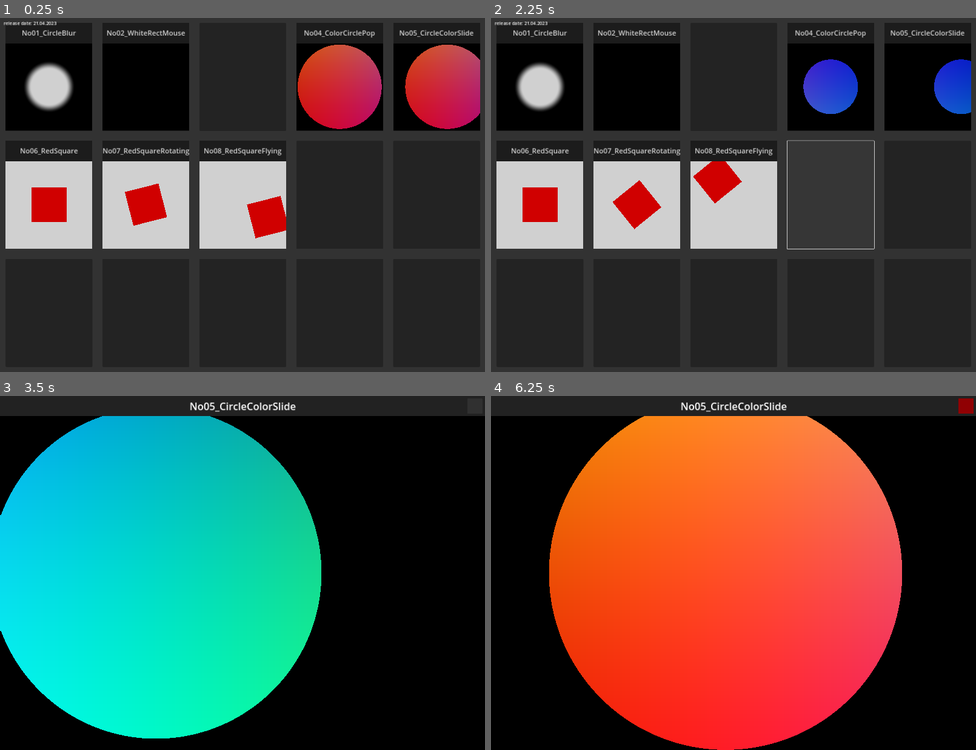
Above: before the commit, frames 1-4 (two rows, left to right).
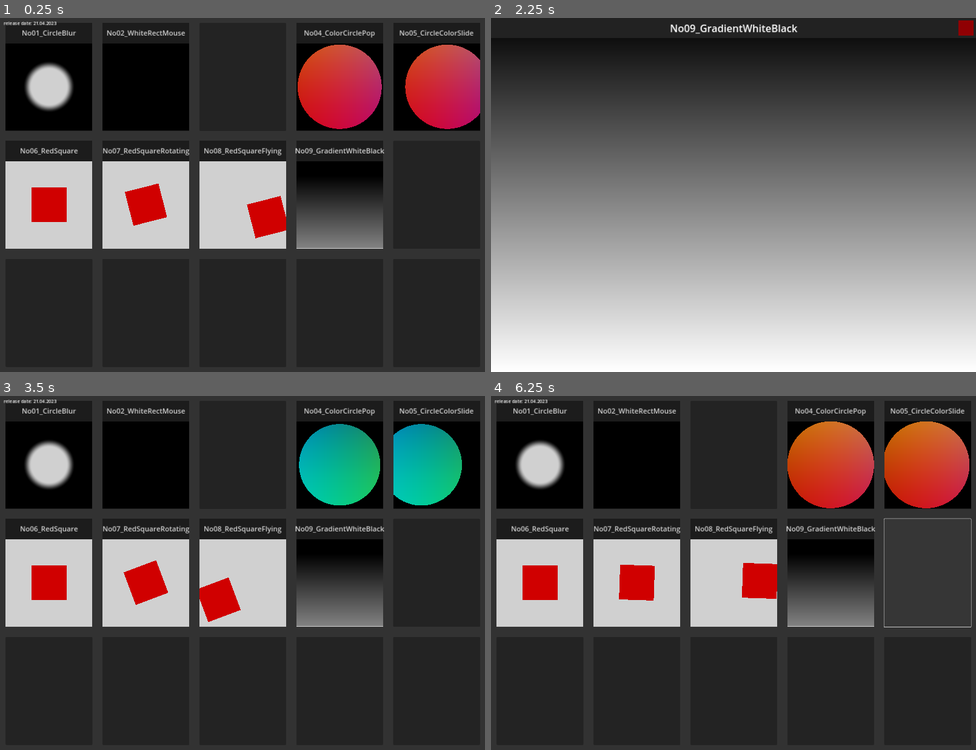
Above: after the commit, the same moments.

Repository: TechnoLukas/Godot4-Shaders
Game: Godot game, scene res://main.tscn
Two runs of this game, one before a commit and one after it. Both use one fixed random seed, a clock stepped at 60 frames per second and the inputs below.
Inputs (mouse positions are in pixels of both pictures, inside the frame that each line leads up to):
- Up to frame 1 (0.25 s): no input
- Up to frame 2 (2.25 s): click (539, 78) at 0.52 s; click (966, 28) at 1.25 s; click (830, 195) at 2.02 s
- Up to frame 3 (3.5 s): click (475, 406) at 2.77 s
- Up to frame 4 (6.25 s): click (966, 406) at 3.52 s; click (966, 406) at 4.27 s; click (733, 456) at 5.02 s; click (927, 573) at 5.77 s

The runs differ from the first frame. In frame 1, 3.2% of the frame differs, in the area x 60-80%, y 36-66%; in frame 2, 87%; in frame 3, 90%; in frame 4, 91%, in the area x 0-100%, y 0-100%.

Commit message:
added new shader No09_GradientWhiteBlack

Diff:
--- a/main.tscn
+++ b/main.tscn
@@ -9,6 +9,7 @@
 [ext_resource type="Shader" path="res://shaders/shader_No6_Small.gdshader" id="7_pb5w1"]
 [ext_resource type="Shader" path="res://shaders/shader_No7_Small.gdshader" id="8_plcd6"]
 [ext_resource type="Shader" path="res://shaders/shader_No8_Small.gdshader" id="9_oqkag"]
+[ext_resource type="Shader" path="res://shaders/shader_No9_Small.gdshader" id="10_lxv0p"]
 
 [sub_resource type="Theme" id="Theme_bhqtq"]
 
@@ -38,6 +39,9 @@
 
 [sub_resource type="ShaderMaterial" id="ShaderMaterial_jfkn2"]
 shader = ExtResource("9_oqkag")
+
+[sub_resource type="ShaderMaterial" id="ShaderMaterial_ipifg"]
+shader = ExtResource("10_lxv0p")
 
 [sub_resource type="Theme" id="Theme_bnp8s"]
 Label/font_sizes/font_size = 18
@@ -403,9 +407,49 @@
 script = ExtResource("1_fjke5")
 scene = "res://scenes/No08_RedSquareFlying.tscn"
 
-[node name="button4" type="Button" parent="ColorRect/VBoxContainer/HBoxContainer2"]
-layout_mode = 2
-size_flags_horizontal = 3
+[node name="button4" type="ColorRect" parent="ColorRect/VBoxContainer/HBoxContainer2"]
+layout_mode = 2
+size_flags_horizontal = 3
+
+[node name="titlebar" type="ColorRect" parent="ColorRect/VBoxContainer/HBoxContainer2/button4"]
+layout_mode = 1
+anchors_preset = 10
+anchor_right = 1.0
+offset_bottom = 80.0
+grow_horizontal = 2
+color = Color(0.133333, 0.133333, 0.133333, 1)
+
+[node name="title" type="Label" parent="ColorRect/VBoxContainer/HBoxContainer2/button4/titlebar"]
+layout_mode = 1
+anchors_preset = 15
+anchor_right = 1.0
+anchor_bottom = 1.0
+grow_horizontal = 2
+grow_vertical = 2
+theme_override_font_sizes/font_size = 28
+text = "No09_GradientWhiteBlack"
+horizontal_alignment = 1
+vertical_alignment = 1
+
+[node name="ColorRect" type="ColorRect" parent="ColorRect/VBoxContainer/HBoxContainer2/button4"]
+material = SubResource("ShaderMaterial_ipifg")
+layout_mode = 1
+anchors_preset = 10
+anchor_right = 1.0
+offset_top = 80.0
+offset_bottom = 424.0
+grow_horizontal = 2
+
+[node name="button" type="Button" parent="ColorRect/VBoxContainer/HBoxContainer2/button4"]
+layout_mode = 1
+anchors_preset = 15
+anchor_right = 1.0
+anchor_bottom = 1.0
+grow_horizontal = 2
+grow_vertical = 2
+theme_override_styles/normal = SubResource("StyleBoxFlat_vjlwb")
+script = ExtResource("1_fjke5")
+scene = "res://scenes/No09_GradientWhiteBlack.tscn"
 
 [node name="button5" type="Button" parent="ColorRect/VBoxContainer/HBoxContainer2"]
 layout_mode = 2
@@ -454,3 +498,4 @@
 [connection signal="pressed" from="ColorRect/VBoxContainer/HBoxContainer2/button1/button" to="ColorRect/VBoxContainer/HBoxContainer2/button1/button" method="_on_pressed"]
 [connection signal="pressed" from="ColorRect/VBoxContainer/HBoxContainer2/button2/button" to="ColorRect/VBoxContainer/HBoxContainer2/button2/button" method="_on_pressed"]
 [connection signal="pressed" from="ColorRect/VBoxContainer/HBoxContainer2/button3/button" to="ColorRect/VBoxContainer/HBoxContainer2/button3/button" method="_on_pressed"]
+[connection signal="pressed" from="ColorRect/VBoxContainer/HBoxContainer2/button4/button" to="ColorRect/VBoxContainer/HBoxContainer2/button4/button" method="_on_pressed"]
--- /dev/null
+++ b/scenes/No09_GradientWhiteBlack.tscn
@@ -0,0 +1,76 @@
+[gd_scene load_steps=5 format=3 uid="uid://c3o4c7mf34jup"]
+
+[ext_resource type="Script" path="res://changescene.gd" id="1_khxn7"]
+[ext_resource type="Shader" path="res://shaders/shader_No9_Big.gdshader" id="2_tn71v"]
+
+[sub_resource type="StyleBoxFlat" id="StyleBoxFlat_eg16j"]
+bg_color = Color(0.564706, 0, 0.0117647, 1)
+
+[sub_resource type="ShaderMaterial" id="ShaderMaterial_tqeto"]
+shader = ExtResource("2_tn71v")
+
+[node name="Control" type="Control"]
+layout_mode = 3
+anchors_preset = 15
+anchor_right = 1.0
+anchor_bottom = 1.0
+grow_horizontal = 2
+grow_vertical = 2
+
+[node name="ColorRect" type="ColorRect" parent="."]
+layout_mode = 1
+anchors_preset = 15
+anchor_right = 1.0
+anchor_bottom = 1.0
+grow_horizontal = 2
+grow_vertical = 2
+color = Color(0.196078, 0.196078, 0.196078, 1)
+
+[node name="titlebar" type="ColorRect" parent="ColorRect"]
+layout_mode = 1
+anchors_preset = 10
+anchor_right = 1.0
+offset_bottom = 80.0
+grow_horizontal = 2
+color = Color(0.133333, 0.133333, 0.133333, 1)
+
+[node name="title" type="Label" parent="ColorRect/titlebar"]
+layout_mode = 1
+anchors_preset = 15
+anchor_right = 1.0
+anchor_bottom = 1.0
+grow_horizontal = 2
+grow_vertical = 2
+theme_override_font_sizes/font_size = 40
+text = "No09_GradientWhiteBlack"
+horizontal_alignment = 1
+vertical_alignment = 1
+
+[node name="ColorRect" type="Button" parent="ColorRect/titlebar"]
+layout_mode = 1
+anchors_preset = -1
+anchor_left = 1.0
+anchor_top = 0.5
+anchor_right = 1.0
+anchor_bottom = 0.5
+offset_left = -70.0
+offset_top = -30.0
+offset_right = -10.0
+offset_bottom = 30.0
+grow_horizontal = 0
+grow_vertical = 2
+theme_override_styles/normal = SubResource("StyleBoxFlat_eg16j")
+script = ExtResource("1_khxn7")
+scene = "res://main.tscn"
+
+[node name="ColorRect" type="ColorRect" parent="ColorRect"]
+material = SubResource("ShaderMaterial_tqeto")
+layout_mode = 1
+anchors_preset = 15
+anchor_right = 1.0
+anchor_bottom = 1.0
+offset_top = 80.0
+grow_horizontal = 2
+grow_vertical = 2
+
+[connection signal="pressed" from="ColorRect/titlebar/ColorRect" to="ColorRect/titlebar/ColorRect" method="_on_pressed"]
--- /dev/null
+++ b/shaders/shader_No9_Big.gdshader
@@ -0,0 +1,18 @@
+//No09_GradientWhiteBlack
+
+//based on https://inspirnathan.com/posts/47-shadertoy-tutorial-part-1/
+//see more info about shaders here --> https://github.com/TechnoLukas/My-favourite-shaders-links
+//ported with https://github.com/jayaarrgh/shadertoy2godot (with some hand fixing)
+//on shadertoy https://www.shadertoy.com/view/dsdXW2
+
+shader_type canvas_item;
+void fragment() {
+
+    vec2 uv = FRAGCOORD.xy/(1.0/SCREEN_PIXEL_SIZE).xy; // <0, 1>
+
+    float interpolatedValue = mix(0., 1., uv.y);
+    vec3 col = vec3(interpolatedValue);
+
+    // Output to screen
+    COLOR = vec4(col,1.0);
+}
--- /dev/null
+++ b/shaders/shader_No9_Small.gdshader
@@ -0,0 +1,20 @@
+//No09_GradientWhiteBlack
+
+//based on https://inspirnathan.com/posts/47-shadertoy-tutorial-part-1/
+//see more info about shaders here --> https://github.com/TechnoLukas/My-favourite-shaders-links
+//ported with https://github.com/jayaarrgh/shadertoy2godot (with some hand fixing)
+//on shadertoy https://www.shadertoy.com/view/dsdXW2
+
+shader_type canvas_item;
+void fragment() {
+
+	vec2 uv = UV;
+	uv.y=uv.y-0.5;
+	uv.x=uv.x-0.5;
+
+    float interpolatedValue = mix(0.25, 1., uv.y);
+    vec3 col = vec3(interpolatedValue);
+
+    // Output to screen
+    COLOR = vec4(col,1.0);
+}
Binary file added: images/No09_GradientWhiteBlack.png
Not shown: 1 places in main.tscn that only renumber resources
Not shown, changed: README.md
Not shown, added: images/No09_GradientWhiteBlack.gif
